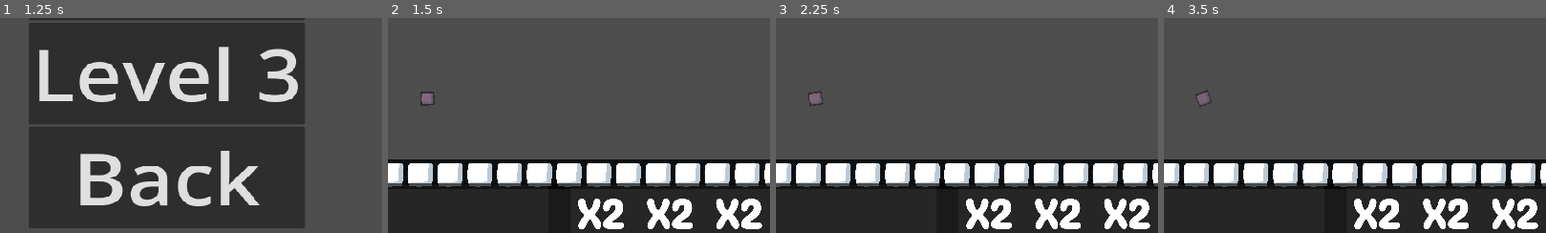
Above: before the commit, frames 1-4 (left to right).
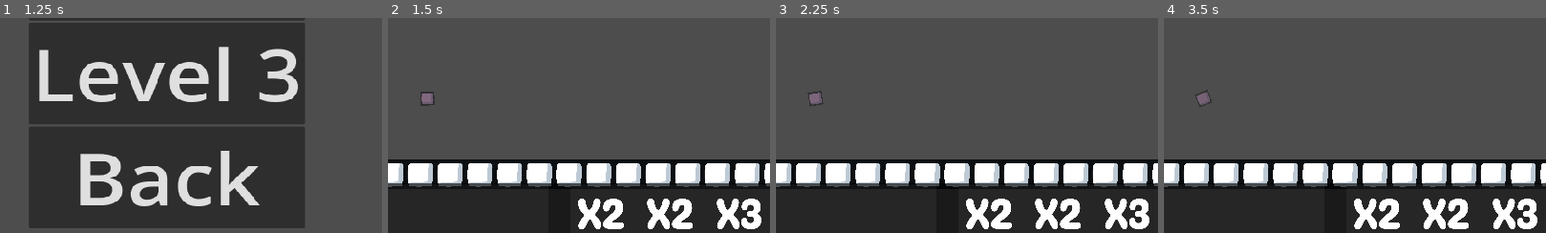
Above: after the commit, the same moments.

Repository: matt-neave/shapeEscape
Game: Godot game, scene res://scenes/menu.tscn
Same seed, same stepped clock (60 frames per second), same inputs: the game is played once before the commit and once after it.
Inputs (mouse positions are % of the whole screen's width and height, from its top left):
- Up to frame 1 (1.25 s): click "Start Game" at 0.5 s
- Up to frame 2 (1.5 s): click "Level 1" at 1.25 s
- Up to frame 3 (2.25 s): click (5, 95) at 2.02 s
- Up to frame 4 (3.5 s): click "RETRY" at 2.75 s
The pictures show only the part of the screen within x 28-78%, y 50-100%; the shares and areas given below are measured in that part.

Frame 1 is identical in both runs. In frame 2, 0.3% of the frame differs, in the area x 85-98%, y 84-99%; in frame 3, 0.3%; in frame 4, 0.3%.

Commit message:
Player run particles

Diff:
--- a/map_resources/world_tile_set.tres
+++ b/map_resources/world_tile_set.tres
@@ -6,26 +6,58 @@
 texture = ExtResource("1_01qya")
 texture_region_size = Vector2i(64, 64)
 0:0/0 = 0
+0:0/0/physics_layer_0/linear_velocity = Vector2(0, 0)
+0:0/0/physics_layer_0/angular_velocity = 0.0
 0:0/0/physics_layer_0/polygon_0/points = PackedVector2Array(-32, -32, 32, -32, 32, 32, -32, 32)
 1:0/0 = 0
+1:0/0/physics_layer_0/linear_velocity = Vector2(0, 0)
+1:0/0/physics_layer_0/angular_velocity = 0.0
 1:0/0/physics_layer_0/polygon_0/points = PackedVector2Array(-32, -32, 32, -32, 32, 32, -32, 32)
 2:0/0 = 0
+2:0/0/physics_layer_0/linear_velocity = Vector2(0, 0)
+2:0/0/physics_layer_0/angular_velocity = 0.0
 3:0/0 = 0
+3:0/0/physics_layer_0/linear_velocity = Vector2(0, 0)
+3:0/0/physics_layer_0/angular_velocity = 0.0
 0:1/0 = 0
+0:1/0/physics_layer_0/linear_velocity = Vector2(0, 0)
+0:1/0/physics_layer_0/angular_velocity = 0.0
 0:1/0/physics_layer_0/polygon_0/points = PackedVector2Array(-32, -32, 32, -32, 32, 32, -32, 32)
 1:1/0 = 0
+1:1/0/physics_layer_0/linear_velocity = Vector2(0, 0)
+1:1/0/physics_layer_0/angular_velocity = 0.0
 1:1/0/physics_layer_0/polygon_0/points = PackedVector2Array(-32, -32, 32, -32, 32, 32, -32, 32)
 2:1/0 = 0
+2:1/0/physics_layer_0/linear_velocity = Vector2(0, 0)
+2:1/0/physics_layer_0/angular_velocity = 0.0
 3:1/0 = 0
+3:1/0/physics_layer_0/linear_velocity = Vector2(0, 0)
+3:1/0/physics_layer_0/angular_velocity = 0.0
 0:2/0 = 0
+0:2/0/physics_layer_0/linear_velocity = Vector2(0, 0)
+0:2/0/physics_layer_0/angular_velocity = 0.0
 0:2/0/physics_layer_0/polygon_0/points = PackedVector2Array(-32, -32, 32, -32, 32, 32, -32, 32)
 1:2/0 = 0
+1:2/0/physics_layer_0/linear_velocity = Vector2(0, 0)
+1:2/0/physics_layer_0/angular_velocity = 0.0
 2:2/0 = 0
+2:2/0/physics_layer_0/linear_velocity = Vector2(0, 0)
+2:2/0/physics_layer_0/angular_velocity = 0.0
 3:2/0 = 0
+3:2/0/physics_layer_0/linear_velocity = Vector2(0, 0)
+3:2/0/physics_layer_0/angular_velocity = 0.0
 0:3/0 = 0
+0:3/0/physics_layer_0/linear_velocity = Vector2(0, 0)
+0:3/0/physics_layer_0/angular_velocity = 0.0
 1:3/0 = 0
+1:3/0/physics_layer_0/linear_velocity = Vector2(0, 0)
+1:3/0/physics_layer_0/angular_velocity = 0.0
 2:3/0 = 0
+2:3/0/physics_layer_0/linear_velocity = Vector2(0, 0)
+2:3/0/physics_layer_0/angular_velocity = 0.0
 3:3/0 = 0
+3:3/0/physics_layer_0/linear_velocity = Vector2(0, 0)
+3:3/0/physics_layer_0/angular_velocity = 0.0
 
 [resource]
 tile_size = Vector2i(64, 64)
--- a/scenes/player.tscn
+++ b/scenes/player.tscn
@@ -1,7 +1,8 @@
-[gd_scene load_steps=9 format=3 uid="uid://c6bm4f81i0hg8"]
+[gd_scene load_steps=10 format=3 uid="uid://c6bm4f81i0hg8"]
 
 [ext_resource type="Script" path="res://scripts/player.gd" id="1_8keo0"]
 [ext_resource type="Texture2D" uid="uid://cyt04jeuchhts" path="res://assets/sprites/body_run.png" id="2_fc87x"]
+[ext_resource type="Texture2D" uid="uid://bfen3jxy860rl" path="res://assets/sprites/basic_particles/blob_0.png" id="3_imr5n"]
 
 [sub_resource type="RectangleShape2D" id="RectangleShape2D_5e0ac"]
 size = Vector2(61, 60)
@@ -57,35 +58,6 @@
 "values": [Vector2(1, 1)]
 }
 
-[sub_resource type="Animation" id="Animation_wuv8s"]
-resource_name = "run"
-length = 0.3
-loop_mode = 1
-tracks/0/type = "value"
-tracks/0/imported = false
-tracks/0/enabled = true
-tracks/0/path = NodePath("PlayerBody:frame")
-tracks/0/interp = 1
-tracks/0/loop_wrap = true
-tracks/0/keys = {
-"times": PackedFloat32Array(0, 0.075, 0.15, 0.225),
-"transitions": PackedFloat32Array(1, 1, 1, 1),
-"update": 1,
-"values": [4, 5, 6, 7]
-}
-tracks/1/type = "value"
-tracks/1/imported = false
-tracks/1/enabled = true
-tracks/1/path = NodePath("PlayerBody:position")
-tracks/1/interp = 1
-tracks/1/loop_wrap = true
-tracks/1/keys = {
-"times": PackedFloat32Array(0),
-"transitions": PackedFloat32Array(1),
-"update": 0,
-"values": [Vector2(16, -11)]
-}
-
 [sub_resource type="Animation" id="Animation_mcoq7"]
 resource_name = "idle"
 loop_mode = 1
@@ -154,6 +126,35 @@
 "values": [Vector2(16, -1)]
 }
 
+[sub_resource type="Animation" id="Animation_wuv8s"]
+resource_name = "run"
+length = 0.3
+loop_mode = 1
+tracks/0/type = "value"
+tracks/0/imported = false
+tracks/0/enabled = true
+tracks/0/path = NodePath("PlayerBody:frame")
+tracks/0/interp = 1
+tracks/0/loop_wrap = true
+tracks/0/keys = {
+"times": PackedFloat32Array(0, 0.075, 0.15, 0.225),
+"transitions": PackedFloat32Array(1, 1, 1, 1),
+"update": 1,
+"values": [4, 5, 6, 7]
+}
+tracks/1/type = "value"
+tracks/1/imported = false
+tracks/1/enabled = true
+tracks/1/path = NodePath("PlayerBody:position")
+tracks/1/interp = 1
+tracks/1/loop_wrap = true
+tracks/1/keys = {
+"times": PackedFloat32Array(0),
+"transitions": PackedFloat32Array(1),
+"update": 0,
+"values": [Vector2(16, -11)]
+}
+
 [sub_resource type="AnimationLibrary" id="AnimationLibrary_hmn0i"]
 _data = {
 "RESET": SubResource("Animation_4vttm"),
@@ -187,3 +188,35 @@
 "": SubResource("AnimationLibrary_hmn0i")
 }
 autoplay = "idle"
+
+[node name="RunningParticles" type="CPUParticles2D" parent="."]
+z_index = -1
+position = Vector2(-5, 25)
+lifetime = 0.3
+texture = ExtResource("3_imr5n")
+emission_shape = 3
+emission_rect_extents = Vector2(10, 1)
+gravity = Vector2(0, 0)
+angle_min = -180.0
+angle_max = 180.0
+scale_amount_min = 0.15
+scale_amount_max = 0.3
+
+[node name="JumpingParticles" type="CPUParticles2D" parent="."]
+z_index = -1
+position = Vector2(-5, 25)
+emitting = false
+amount = 10
+lifetime = 0.3
+one_shot = true
+explosiveness = 0.8
+texture = ExtResource("3_imr5n")
+emission_shape = 3
+emission_rect_extents = Vector2(10, 1)
+direction = Vector2(0, 1)
+spread = 70.0
+gravity = Vector2(0, 600)
+angle_min = -180.0
+angle_max = 180.0
+scale_amount_min = 0.15
+scale_amount_max = 0.3
--- /dev/null
+++ b/scenes/sample_world.gdshader
@@ -0,0 +1,108 @@
+shader_type canvas_item;
+
+//uniform vec3 color_replace = vec3(1.0,1.0,0.0);
+uniform int OCTAVE = 12;
+uniform float timescale = 5.0;
+uniform vec4 CLOUD1_COL: source_color = vec4(0.41,0.64,0.78,0.4);
+uniform vec4 CLOUD2_COL: source_color = vec4(0.99,0.79,0.46,0.2);
+uniform vec4 CLOUD3_COL: source_color = vec4(0.81,0.31,0.59,1.0);
+uniform vec4 CLOUD4_COL: source_color = vec4(0.27,0.15,0.33,1.0);
+uniform vec4 SPACE: source_color = vec4(0.09,0.06,0.28,0.3);
+uniform float zoomScale = 6.0;
+uniform float size = 10.0;
+uniform float starscale = 20.0;
+uniform float prob: hint_range(0.0,1.0) = 0.98;
+
+float rand(vec2 input){
+	return fract(sin(dot(input,vec2(23.53,44.0)))*42350.45);
+}
+
+float perlin(vec2 input){
+	vec2 i = floor(input);
+	vec2 j = fract(input);
+	vec2 coord = smoothstep(0.,1.,j);
+
+	float a = rand(i);
+	float b = rand(i+vec2(1.0,0.0));
+	float c = rand(i+vec2(0.0,1.0));
+	float d = rand(i+vec2(1.0,1.0));
+
+	return mix(mix(a,b,coord.x),mix(c,d,coord.x),coord.y);
+}
+
+float fbm(vec2 input){
+	float value = 0.0;
+	float scale = 0.5;
+
+	for(int i = 0; i < OCTAVE; i++){
+		value += perlin(input)*scale;
+		input*=2.0;
+		scale*=0.5;
+	}
+	return value;
+}
+
+float fbmCloud(vec2 input, float minimum){
+	float value = 0.0;
+	float scale = 0.5;
+
+	for(int i = 0; i < OCTAVE; i++){
+		value += perlin(input)*scale;
+		input*=2.0;
+		scale*=0.5;
+	}
+	return smoothstep(0.,1.,(smoothstep(minimum,1.,value)-minimum)/(1.0-minimum));
+}
+
+float fbmCloud2(vec2 input, float minimum){
+	float value = 0.0;
+	float scale = 0.5;
+
+	for(int i = 0; i < OCTAVE; i++){
+		value += perlin(input)*scale;
+		input*=2.0;
+		scale*=0.5;
+	}
+	return (smoothstep(minimum,1.,value)-minimum)/(1.0-minimum);
+}
+
+void fragment(){
+	vec4 originalColor = texture(TEXTURE, UV);
+	float timescaled = TIME * timescale;
+	//vec2 zoomUV = vec2(zoomScale * UV.x + UV.x*0.04*TIME*sin(0.07*TIME), zoomScale * UV.y + UV.y*0.05*TIME*cos(0.06*TIME));
+	vec2 zoomUV2 = vec2(zoomScale * UV.x + 0.03*timescaled*sin(0.07*timescaled), zoomScale * UV.y + 0.03*timescaled*cos(0.06*timescaled));
+	vec2 zoomUV3 = vec2(zoomScale * UV.x + 0.027*timescaled*sin(0.07*timescaled), zoomScale * UV.y + 0.025*timescaled*cos(0.06*timescaled));
+	vec2 zoomUV4 = vec2(zoomScale * UV.x + 0.021*timescaled*sin(0.07*timescaled), zoomScale * UV.y + 0.021*timescaled*cos(0.07*timescaled));
+	float tide = 0.05*sin(TIME);
+	float tide2 = 0.06*cos(0.3*TIME);
+	//if(color_replace == originalColor.rgb){
+		vec4 nebulaTexture = vec4(SPACE.rgb, 0.5+0.2*sin(0.23*TIME +UV.x-UV.y));
+		nebulaTexture += fbmCloud2(zoomUV3, 0.24 + tide)*CLOUD1_COL;
+		nebulaTexture += fbmCloud(zoomUV2*0.9, 0.33 - tide)*CLOUD2_COL;
+		nebulaTexture = mix(nebulaTexture,CLOUD3_COL,fbmCloud(vec2(0.9*zoomUV4.x,0.9*zoomUV4.y), 0.25+tide2));
+		nebulaTexture = mix(nebulaTexture,CLOUD4_COL,fbmCloud(zoomUV3*0.7+2.0, 0.4+tide2));
+		vec2 zoomstar = starscale*zoomUV2;
+		vec2 pos = floor(zoomstar / size);
+		float starValue = rand(pos);
+		if(starValue>prob){
+			vec2 center = size * pos + vec2(size, size) * 0.5;
+			float t = 0.9 + 0.2 * sin(TIME * 8.0 + (starValue - prob) / (1.0 - prob) * 45.0);
+			float color = 1.0 - distance(zoomstar, center) / (0.5 * size);
+			nebulaTexture = mix(nebulaTexture, vec4(1.0,1.0,1.0,1.0),smoothstep(0.,1.,color * t / (abs(zoomstar.y - center.y)) * t / (abs(zoomstar.x - center.x))));
+		} else {
+			zoomstar *= 5.0;
+			pos = floor(zoomstar / size);
+			float starValue2 = rand(pos + vec2(13.0,13.0));
+			if(starValue2 >= 0.95){
+				vec2 center = size * pos + vec2(size, size) * 0.5;
+				float t = 0.9 + 0.2 * sin(TIME * 8.0 + (starValue - prob) / (1.0 - prob) * 45.0);
+				float color = 1.0 - distance(zoomstar, center) / (0.5 * size);
+				nebulaTexture = mix(nebulaTexture, vec4(1.0,1.0,1.0,1.0),fbmCloud(pos,0.0)*smoothstep(0.,1.,color * t / (abs(zoomstar.y - center.y)) * t / (abs(zoomstar.x - center.x))));
+			}
+		}
+		COLOR = vec4(nebulaTexture.rgb, 1.0);
+		//COLOR = vec4(nebulaTexture.rgb,nebulaTexture.a * 1.2)
+	//} else {
+	//	COLOR = originalColor;
+	//}
+}
--- a/scenes/sample_world.tscn
+++ b/scenes/sample_world.tscn
@@ -38,8 +38,10 @@
 layer_0/name = "base_map"
 layer_0/tile_data = PackedInt32Array(65533, 0, 2, 65534, 0, 2, 65535, 0, 2, 0, 0, 2, 1, 0, 2, 2, 0, 2, 65532, 0, 2, 655 …(1163 unchanged characters)…
 layer_1/name = "placed_tiles"
+layer_1/tile_data = PackedInt32Array()
 layer_2/name = "placement_tiles"
 layer_2/modulate = Color(1, 1, 1, 0.466667)
+layer_2/tile_data = PackedInt32Array()
 script = ExtResource("2_x5ed3")
 shapes_control = NodePath("../UI/AvaliableShapes")
 
--- a/scripts/drag_multiplier.gd
+++ b/scripts/drag_multiplier.gd
@@ -3,7 +3,7 @@
 var initial_global_position
 var movement: bool = false
 var multiplier_value = 0
-
+var prev_parent
 # Called when the node enters the scene tree for the first time.
 func _ready():
 	pass
@@ -15,8 +15,7 @@
 	if movement && Input.is_action_just_released("primary"):
 		get_tree().call_group("tile_control", "multiplier_dropped", multiplier_value, self)
 		movement = false
-		get_parent().global_position = initial_global_position
-
+		get_parent().reparent(prev_parent)
 
 	if movement:
 		var mouse_position = get_global_mouse_position()
@@ -28,4 +27,5 @@
 
 func _on_button_down():
 	movement = true
-	initial_global_position = get_parent().global_position
+	prev_parent = get_parent().get_parent()
+	get_parent().reparent(get_parent().get_parent().get_parent().get_parent())
--- a/scripts/game_manager.gd
+++ b/scripts/game_manager.gd
@@ -19,7 +19,7 @@
 			[["right", 0, 0]],
 			[["right", 0, 0], ["left", 2, -1]],
 		],
-		"multipliers" = [2, 2, 2, 2, 2, 2, 2, 2]
+		"multipliers" = [2, 2, 3, 2, 2, 2]
 	},
 	#{
 		#"shapes" = [],
--- a/scripts/player.gd
+++ b/scripts/player.gd
@@ -5,6 +5,8 @@
 const JUMP_VELOCITY = -750.0
 @onready var camera_2d: Camera2D = $Camera2D
 @onready var animation_player = $Body/AnimationPlayer
+@onready var running_particles = $RunningParticles
+@onready var jumping_particles = $JumpingParticles
 
 # Get the gravity from the project settings to be synced with RigidBody nodes.
 var gravity = ProjectSettings.get_setting("physics/2d/default_gravity")
@@ -27,6 +29,7 @@
 	if Input.is_action_just_pressed("ui_accept") and is_on_floor():
 		velocity.y = JUMP_VELOCITY
 		animation_player.play("jump")
+		jumping_particles.emitting = true
 
 	# Get the input direction and handle the movement/deceleration.
 	# As good practice, you should replace UI actions with custom gameplay actions.
@@ -69,3 +72,8 @@
 	elif is_on_floor() and velocity.x == 0:
 		SoundManager.kill_sound(SoundManager.SOUNDS.FOOT_STEP)
 		animation_player.play("idle")
+
+	if is_on_floor() and velocity.x != 0:
+		running_particles.emitting = true
+	else:
+		running_particles.emitting = false
Binary file added: assets/sprites/basic_particles/blob_0.png
Not shown, added: assets/sprites/basic_particles/blob_0.png.import
Binary file added: assets/sprites/basic_particles/blob_1.png
Not shown, added: assets/sprites/basic_particles/blob_1.png.import
Binary file added: assets/sprites/basic_particles/blob_2.png
Not shown, added: assets/sprites/basic_particles/blob_2.png.import
Binary file added: assets/sprites/basic_particles/blob_3.png
Not shown, added: assets/sprites/basic_particles/blob_3.png.import
Binary file added: assets/sprites/basic_particles/blob_4.png
Not shown, added: assets/sprites/basic_particles/blob_4.png.import
Not shown: 1 places in scenes/sample_world.tscn that only renumber resources
